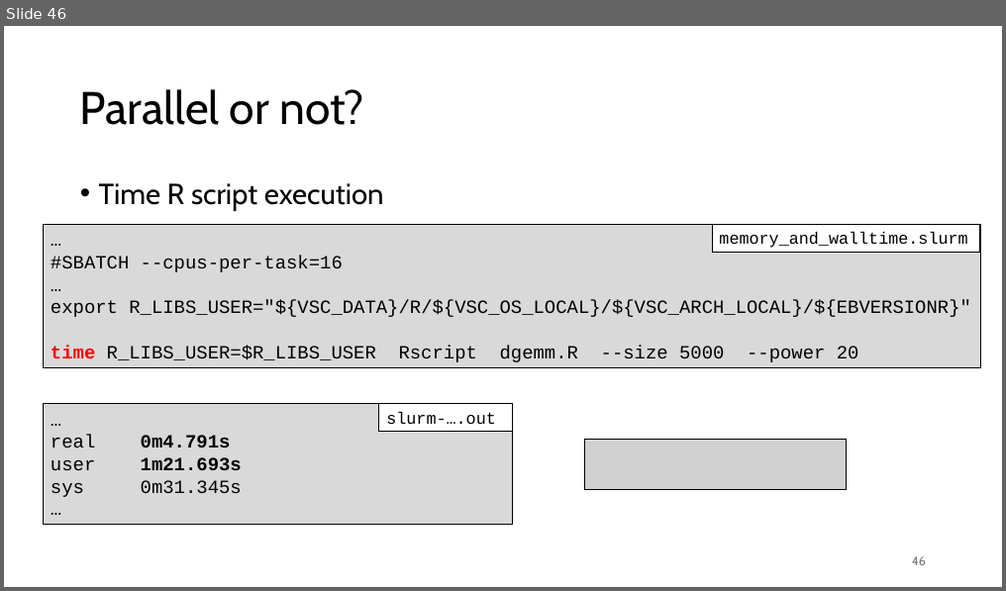
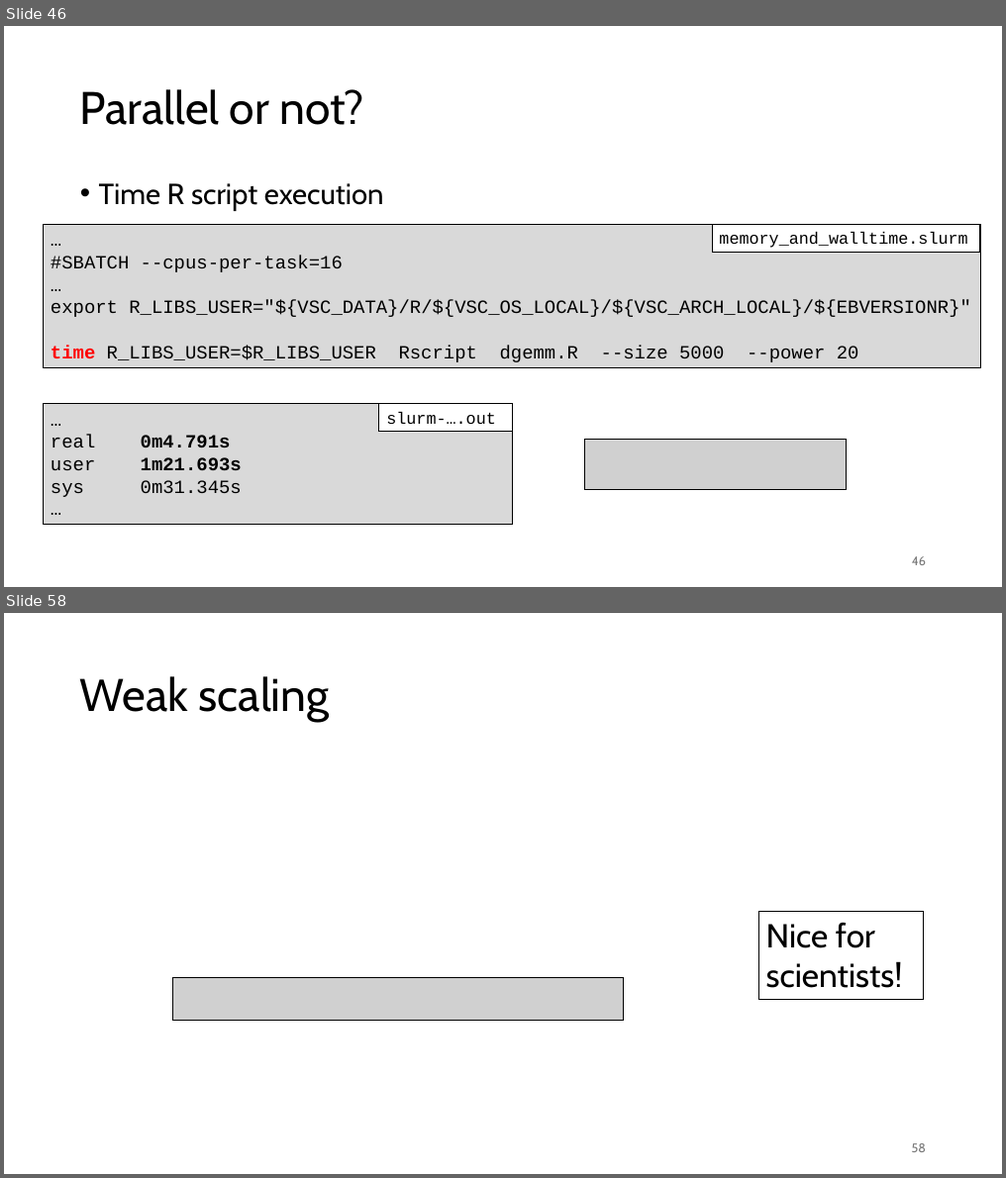
Before and after one commit to gjbex/Best-practices-for-data-science-on-HPC, a slide deck: best_practices_for_data_science_on_hpc.pptx. Shown one above the other, each under a label of ours: slide 46 before the commit, slides 46 and 58 after it; the slides between them are not shown. The pictures are 1006x591 and 1006x1178 pixels, drawn with LibreOffice and Linux fonts; fonts in the diff are those of the drawing; grey boxes stand for pictures. Boxes give left, top, right and bottom in pixels: in the first picture for what was removed or moved away, otherwise in the second. Text is boxed around its words. In the diff, an @@ line names an element or a change of style, - is before the commit and + after.

Commit message:
Add slides on efficiency scaling

```diff
--- a/best_practices_for_data_science_on_hpc.pptx
+++ b/best_practices_for_data_science_on_hpc.pptx
@@ slide 58 added at [4, 613, 1002, 1174], background #FFFFFF @@
@@ title added at [80, 676, 330, 722], 44 pt, text #000000 @@
+Weak scaling
@@ rectangle added at [758, 912, 924, 1000], outline #000000 0.75 pt, 32 pt, text #000000 @@
+Nice for
+scientists!
@@ picture added at [173, 978, 623, 1021] @@
@@ page number added at [912, 1144, 926, 1153], 12 pt, text #797979 @@
+58
```
Also in this commit, not shown: 10 other slides added.
